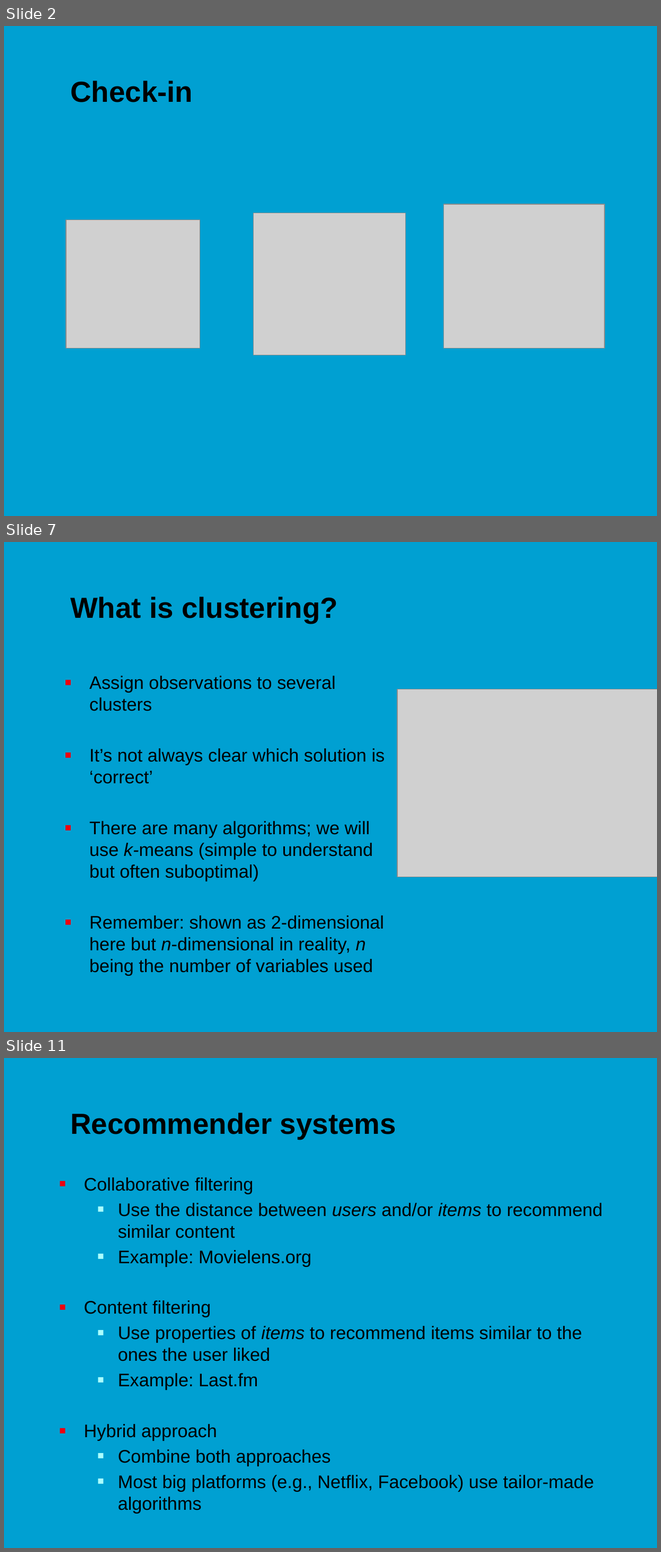
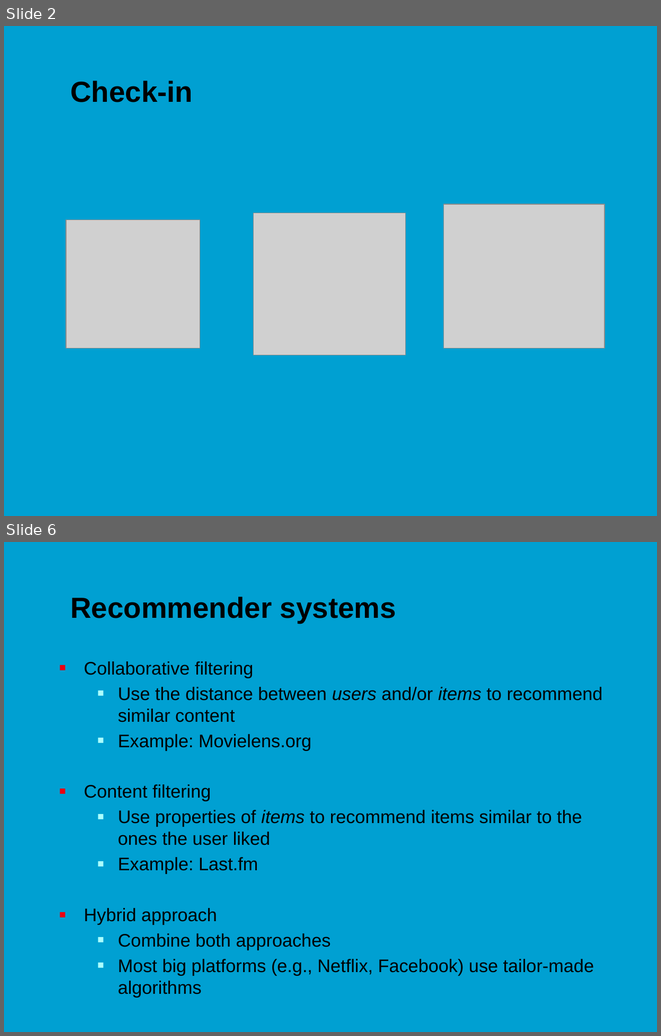
Before and after one commit to jonasmoons/data-driven-learning, a slide deck: slides/ddl-w7l2.pptx. Shown one above the other, each under a label of ours: slides 2, 7 and 11 before the commit, slides 2 and 6 after it; the slides between them are not shown. The pictures are 661x1552 and 661x1036 pixels, drawn with LibreOffice and Linux fonts; fonts in the diff are those of the drawing; grey boxes stand for pictures; background and template pictures are left out. Boxes give left, top, right and bottom in pixels: in the first picture for what was removed or moved away, otherwise in the second. Text is boxed around its words. In the diff, an @@ line names an element or a change of style, - is before the commit and + after.

```diff
--- a/slides/ddl-w7l2.pptx
+++ b/slides/ddl-w7l2.pptx
@@ slide 7 removed at (4, 542, 657, 1032), background picture (left out) @@
@@ title removed at (70, 597, 338, 623) @@
-What is clustering?
@@ text removed at (89, 676, 385, 976) @@
-■ Assign observations to several clusters
-■ It’s not always clear which solution is ‘correct’
-■ There are many algorithms; we will use k-means (simple to understand but often suboptimal)
-■ Remember: shown as 2-dimensional here but n-dimensional in reality, n being the number of variables used
@@ picture removed at (397, 689, 657, 876) @@
@@ what was slide 11 is now slide 6 @@
```
Also in this commit, not shown: 3 slides changed, 1 slide added, 5 other slides removed, 1 other file.
